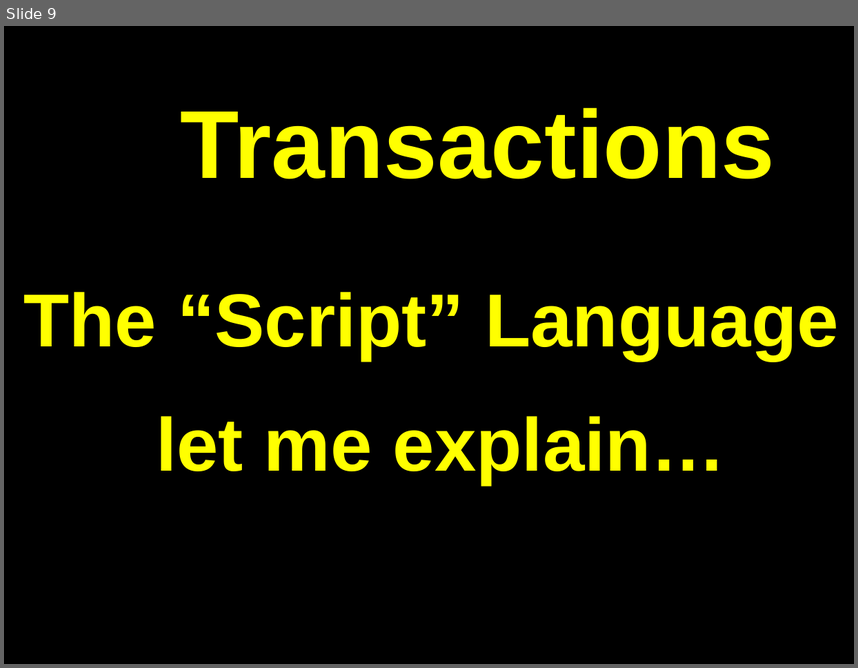
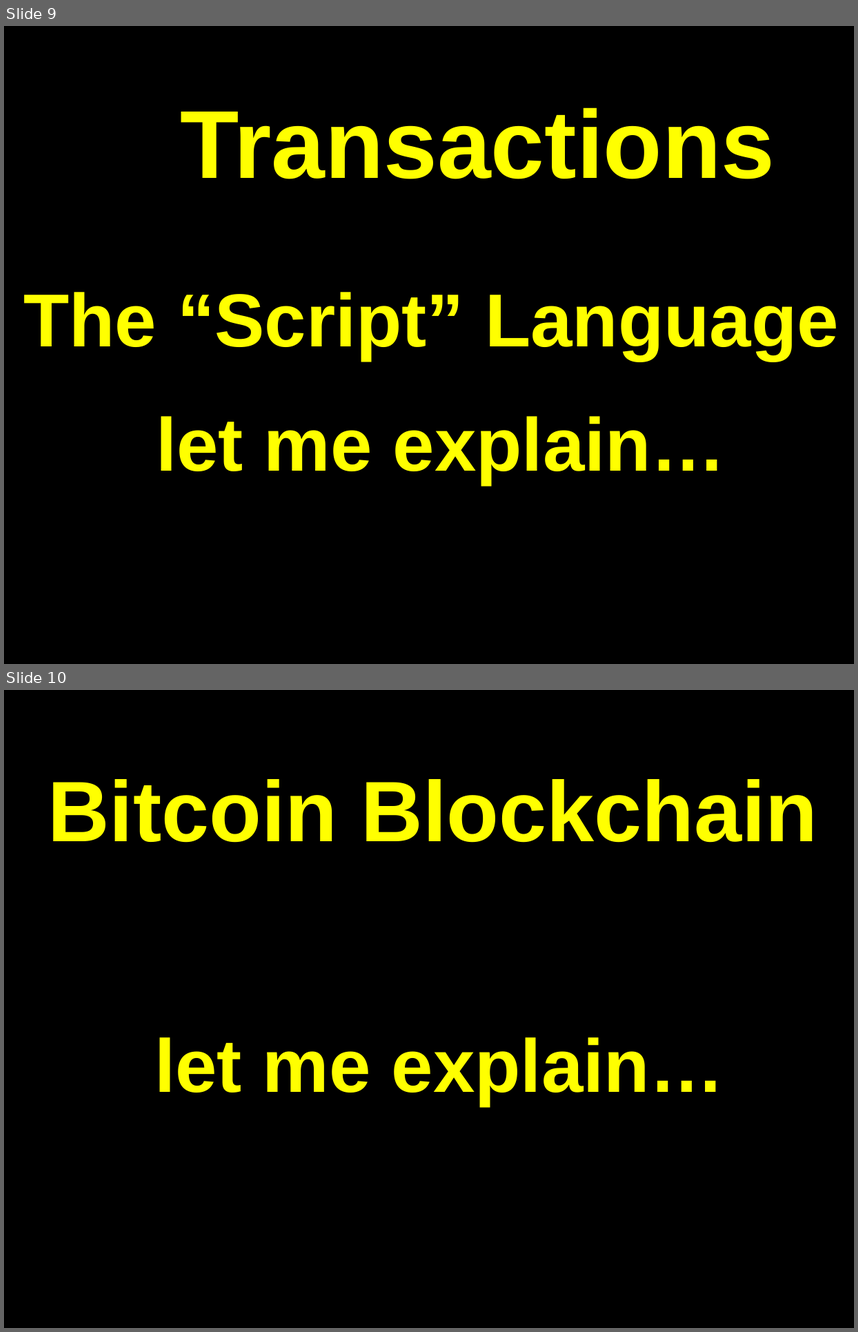
Before and after one commit to tarekbadrshalaan/blockchain-crash-course, a slide deck: lec_2/lec_2.odp. Shown one above the other, each under a label of ours: slide 9 before the commit, slides 9 and 10 after it. The pictures are 858x668 and 858x1332 pixels, drawn with LibreOffice and Linux fonts; fonts in the diff are those of the drawing. Boxes give left, top, right and bottom in pixels: in the first picture for what was removed or moved away, otherwise in the second. Text is boxed around its words. In the diff, an @@ line names an element or a change of style, - is before the commit and + after.

```diff
--- a/lec_2/lec_2.odp
+++ b/lec_2/lec_2.odp
@@ slide 10 added at <box>4,690,854,1328</box>, background #FFFFFF @@
@@ rectangle added at <box>4,690,854,1328</box>, fill #000000 @@
@@ text added at <box>47,779,818,842</box>, 80 pt, text #FFFF00, bold @@
+Bitcoin Blockchain
@@ text added at <box>154,1037,725,1105</box>, 70 pt, text #FFFF00, bold @@
+let me explain…
```
Also in this commit, not shown: 28 other slides added, 1 slide removed, 1 other file.
